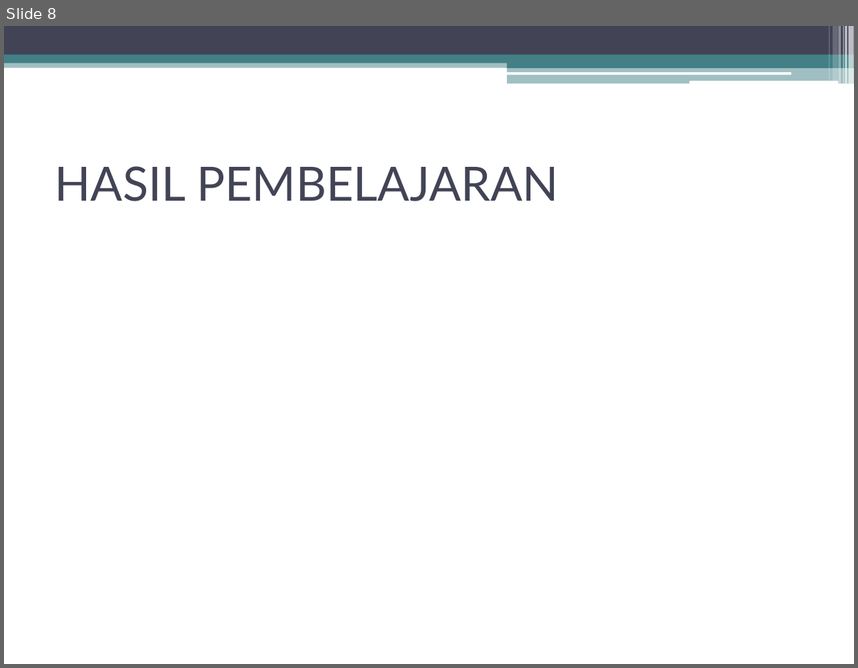
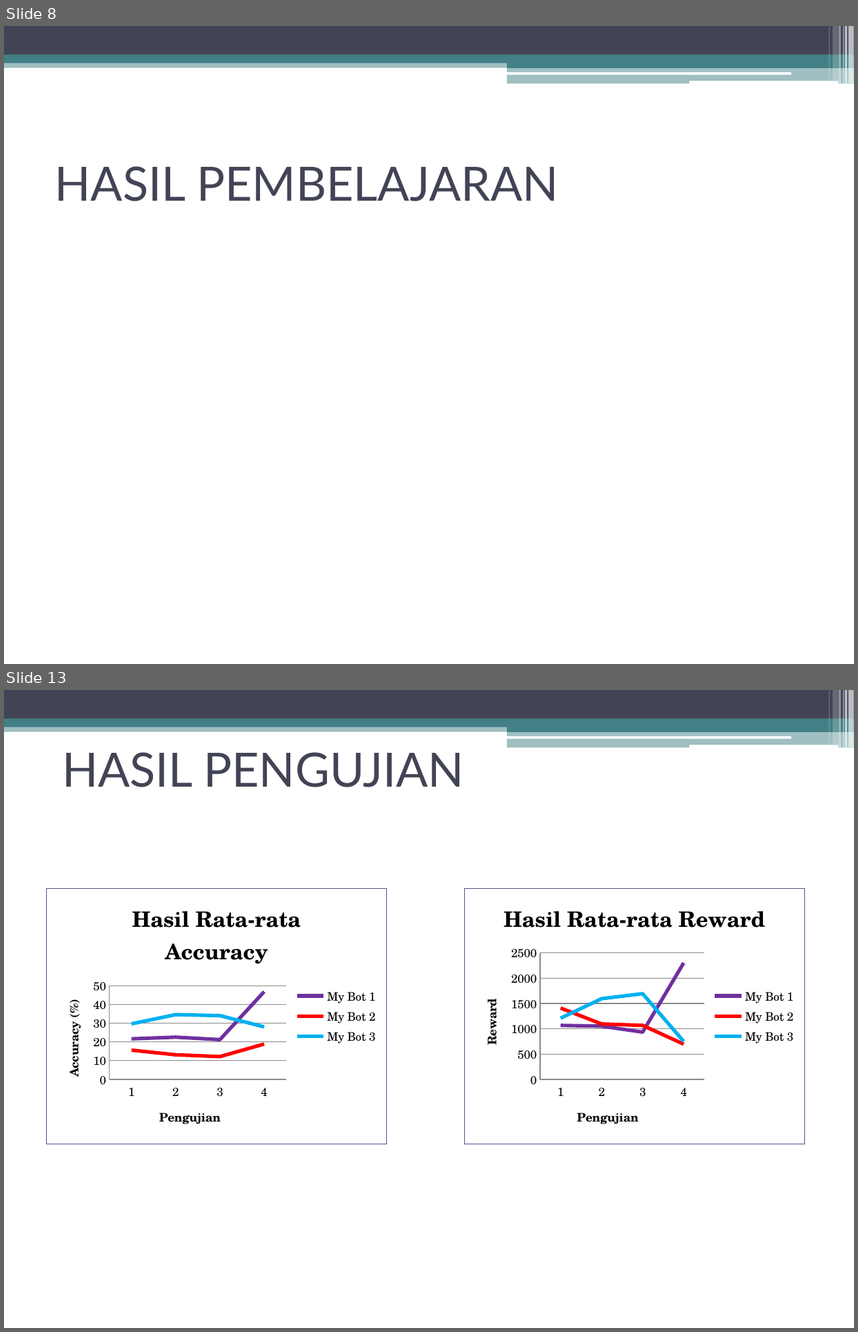
Before and after one commit to dcomputare/Tugas-Akhir, a slide deck: TA bab 1-4/PENGEMBANGAN BOT PADA GAME GANG GARRISON 2 DENGAN.pptx. Shown one above the other, each under a label of ours: slide 8 before the commit, slides 8 and 13 after it; the slides between them are not shown. The pictures are 858x668 and 858x1332 pixels, drawn with LibreOffice and Linux fonts; fonts in the diff are those of the drawing. Boxes give left, top, right and bottom in pixels: in the first picture for what was removed or moved away, otherwise in the second. Text is boxed around its words. In the diff, an @@ line names an element or a change of style, - is before the commit and + after.

```diff
--- a/TA bab 1-4/PENGEMBANGAN BOT PADA GAME GANG GARRISON 2 DENGAN.pptx
+++ b/TA bab 1-4/PENGEMBANGAN BOT PADA GAME GANG GARRISON 2 DENGAN.pptx
@@ slide 13 added at <box>4,690,854,1328</box>, background #FFFFFF; not listed: 13 template elements that a slide beside it also shows @@
@@ title added at <box>62,752,464,787</box>, 40 pt, text #424456 @@
+HASIL PENGUJIAN
@@ line chart added at <box>47,888,386,1143</box> @@
+title "Hasil Rata-rata Accuracy"
+categories: 1, 2, 3, 4
+My Bot 1: 22, 23, 21, 47
+My Bot 2: 16, 13, 12, 19
+My Bot 3: 30, 35, 34, 28
@@ line chart added at <box>465,888,805,1143</box> @@
+title "Hasil Rata-rata Reward"
+categories: 1, 2, 3, 4
+My Bot 1: 1070, 1050, 930, 2300
+My Bot 2: 1410, 1100, 1070, 700
+My Bot 3: 1210, 1600, 1690, 750
```
Also in this commit, not shown: 3 slides changed, 5 other slides added, 2 slides removed.
